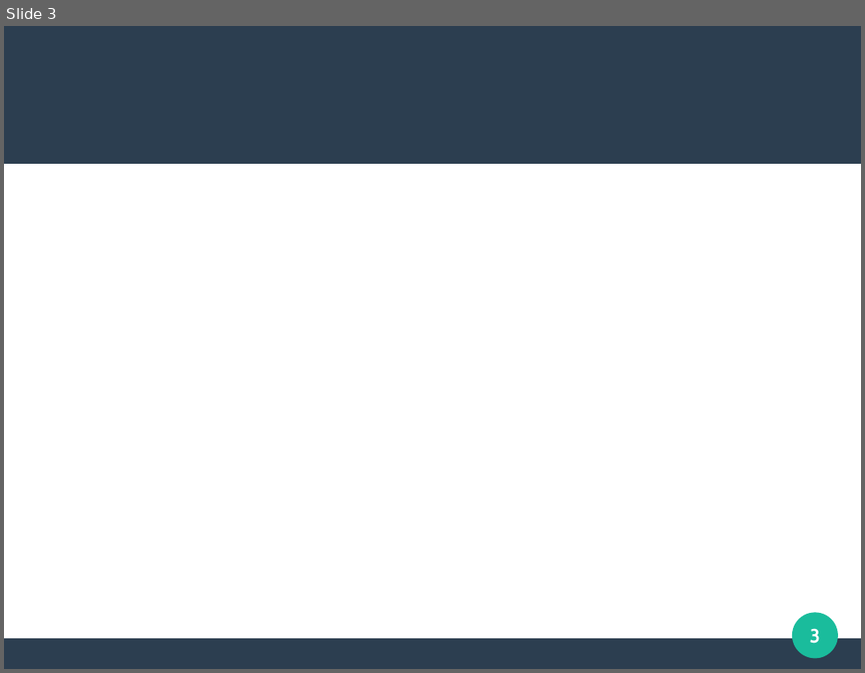
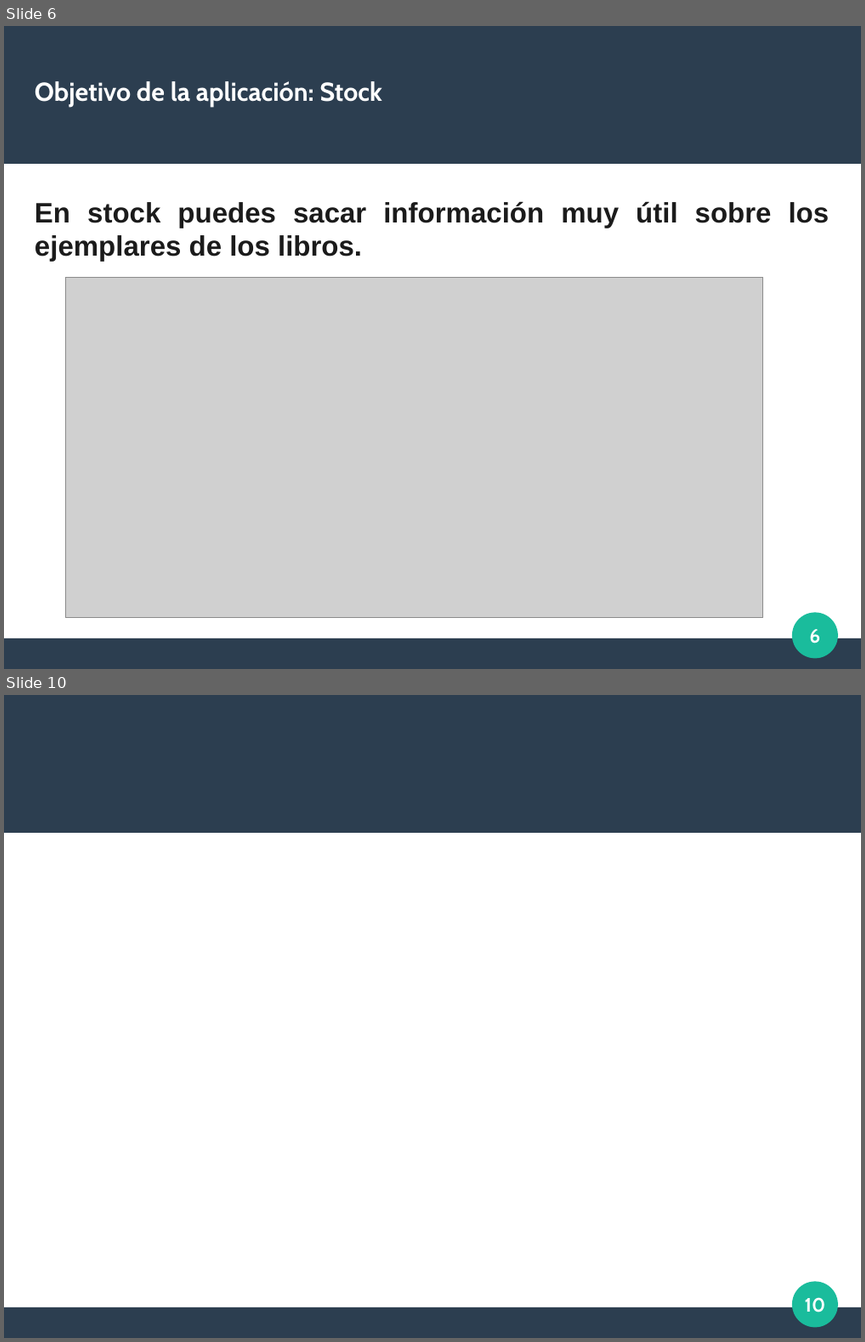
Before and after one commit to sharco-code/Red-Libros, a slide deck: Documentacion/presentacion.odp. Shown one above the other, each under a label of ours: slide 3 before the commit, slides 6 and 10 after it; the slides between them are not shown. The pictures are 865x673 and 865x1342 pixels, drawn with LibreOffice and Linux fonts; fonts in the diff are those of the drawing; grey boxes stand for pictures. Boxes give left, top, right and bottom in pixels: in the first picture for what was removed or moved away, otherwise in the second. Text is boxed around its words. In the diff, an @@ line names an element or a change of style, - is before the commit and + after.

```diff
--- a/Documentacion/presentacion.odp
+++ b/Documentacion/presentacion.odp
@@ slide 6 added at (x1=4, y1=26, x2=861, y2=669), background #FFFFFF; not listed: 3 template elements that a slide beside it also shows @@
@@ title added at (x1=35, y1=81, x2=382, y2=107), 24 pt, text #FFFFFF, bold @@
+Objetivo de la aplicación: Stock
@@ text added at (x1=35, y1=201, x2=829, y2=261), 26 pt, text #1B1B1B, bold @@
+En stock puedes sacar información muy útil sobre los ejemplares de los libros.
@@ picture added at (x1=65, y1=277, x2=764, y2=618) @@
@@ page number added at (x1=809, y1=629, x2=820, y2=643), 18 pt, text #FFFFFF, bold @@
+6
@@ what was slide 3 is now slide 10 @@
@@ page number at (x1=805, y1=1297, x2=826, y2=1312): text changed @@
-3
+10
```
Also in this commit, not shown: 2 slides changed, 7 other slides added, 4 other files.
